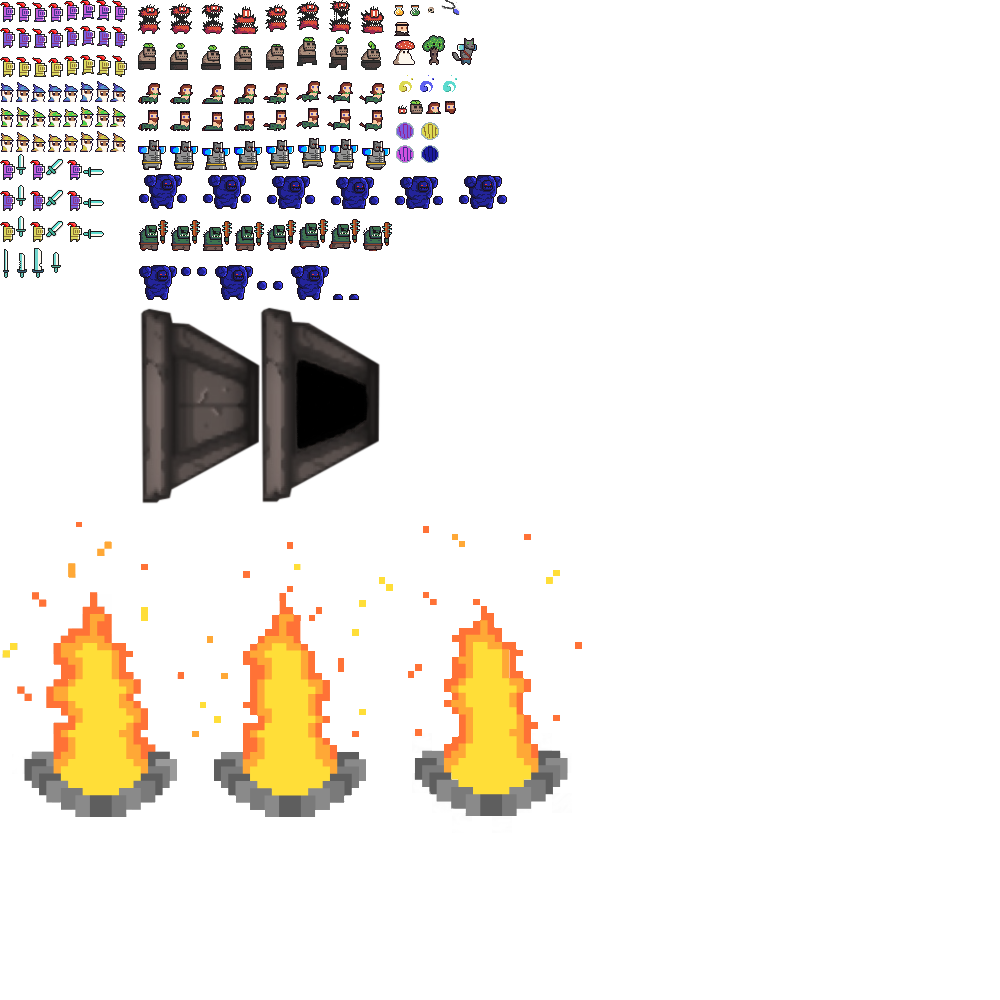
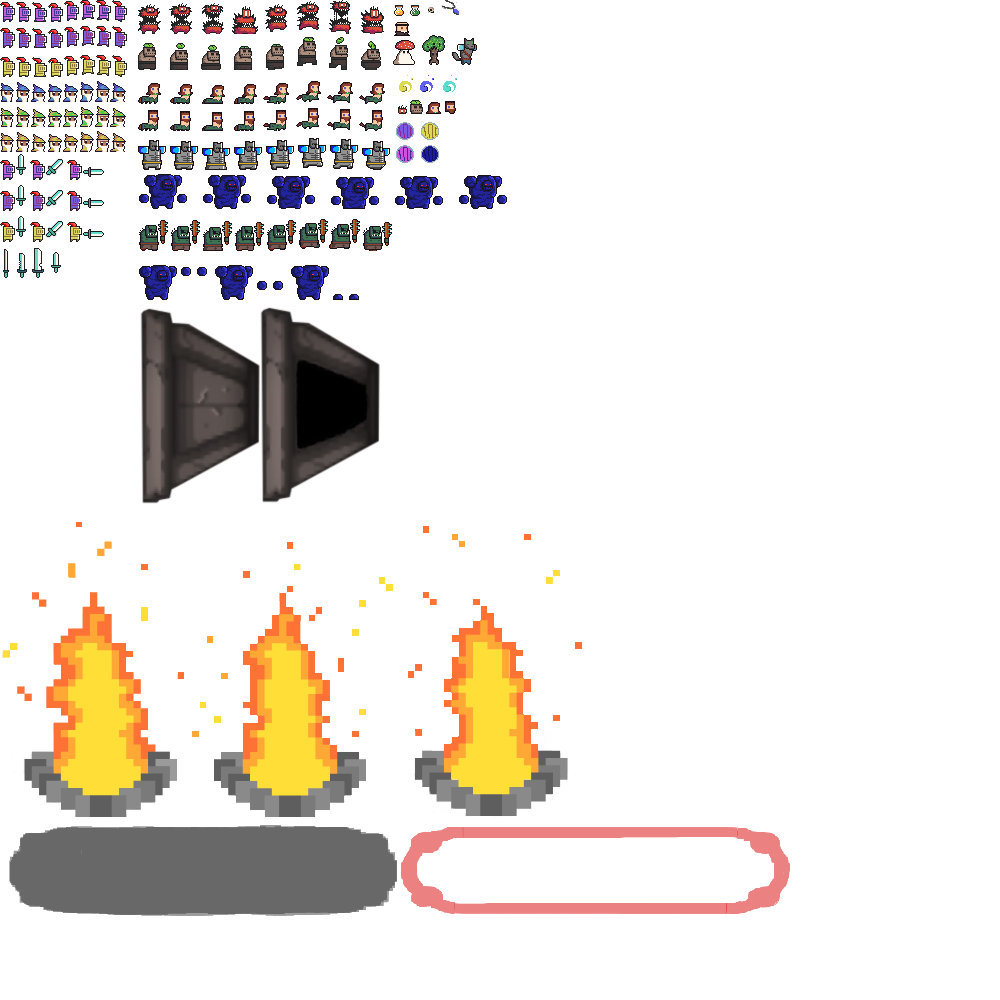
Revision of a layered 1000x1000 image; what changed, layer by layer:
added layer "Button Effects" above "Background" over bbox(9, 825, 790, 916)
painted on "Background" over bbox(412, 731, 572, 833)
